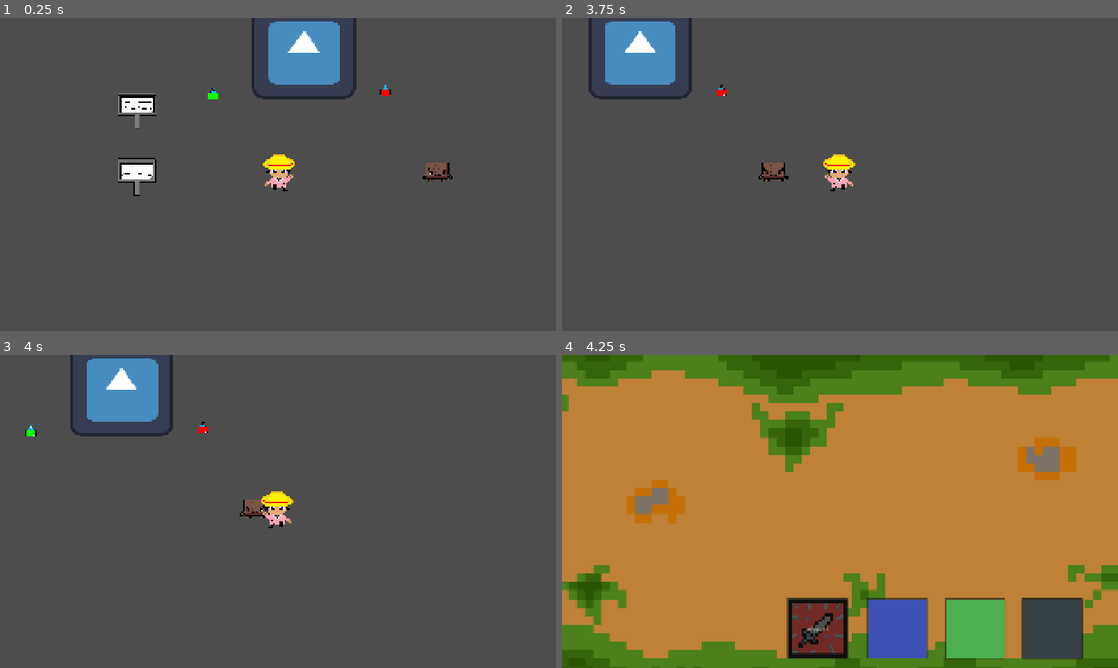
Above: before the commit, frames 1-4 (two rows, left to right).
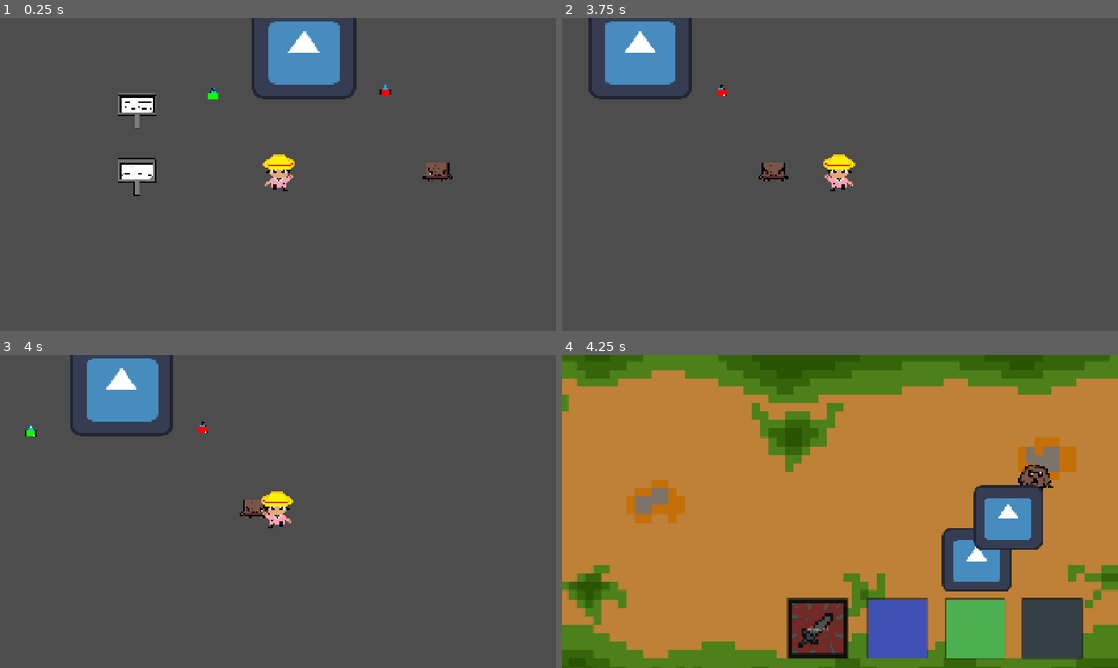
Above: after the commit, the same moments.

Repository: Poridaby/Pori-The-Game
Game: Godot game, scene res://scenes/décor_explo/Inser_ellenon.tscn
The game is run twice, just before and just after one commit, with the same random seed, the same clock (stepped at 60 frames per second) and the same inputs. The engine's default icon, where the game draws it, is replaced by a stand-in: a white triangle on a blue panel in a dark square.
Inputs:
- Up to frame 1 (0.25 s): no input
- Up to frame 2 (3.75 s): tap Enter at 0.5 s; hold D (move_right) 0.53-1.28 s; tap Space (interact) every 0.75 s from 0.6 to 3.6 s; hold S (move_down) 1.28-2.03 s; hold D (move_right) 2.03-2.78 s; hold W (move_up) 2.78-3.53 s; hold A (move_left) from 3.53 s (still down)
- Up to frame 3 (4 s): keep holding A (move_left)
- Up to frame 4 (4.25 s): keep holding A (move_left); tap T (debug) at 4.15 s

Frames 1-3 are identical in both runs. In frame 4, 5.0% of the frame differs, in the area x 68-89%, y 35-76%.

Commit message:
finalisation système de lancement de combat

Diff:
--- /dev/null
+++ b/pori-the-game/scenes/décor_fight/combat.gd
@@ -0,0 +1,27 @@
+extends Node2D
+
+var ennemis_a_spawn = []
+
+func setup_combat(liste_ennemis):
+	ennemis_a_spawn = liste_ennemis
+
+func _ready():
+	spawn_ennemis()
+
+func spawn_ennemis():
+
+	var spawners = $Spawners_ennemi.get_children()
+
+	for i in range(ennemis_a_spawn.size()):
+
+		var mob_name = ennemis_a_spawn[i]
+		var mob_scene = load("res://scenes/enemy_combat/" + mob_name + ".tscn")
+
+		if mob_scene == null:
+			push_error("Mob introuvable : " + mob_name)
+			continue
+
+		var mob_instance = mob_scene.instantiate()
+		mob_instance.global_position = spawners[i].global_position
+
+		add_child(mob_instance)
--- a/pori-the-game/scenes/décor_fight/combat.tscn
+++ b/pori-the-game/scenes/décor_fight/combat.tscn
@@ -1,5 +1,6 @@
 [gd_scene format=3 uid="uid://dm6g17dqct7ip"]
 
+[ext_resource type="Script" uid="uid://meftvcbyn4wj" path="res://scenes/décor_fight/combat.gd" id="1_y7dlq"]
 [ext_resource type="Texture2D" uid="uid://du66nyjjny5ve" path="res://objet/New_Piskel.png" id="2_ltln3"]
 [ext_resource type="Texture2D" uid="uid://yuxbi15fm8p7" path="res://objet/boutton_attack.png" id="4_ekc3o"]
 [ext_resource type="Texture2D" uid="uid://bt1rqnuq61f74" path="res://objet/boutton_special.png" id="5_aoix4"]
@@ -8,6 +9,7 @@
 
 [node name="Combat" type="Node2D" unique_id=355659430]
 position = Vector2(0, -1)
+script = ExtResource("1_y7dlq")
 
 [node name="NewPiskel" type="Sprite2D" parent="." unique_id=1354017812]
 position = Vector2(997.99994, 80)
@@ -95,14 +97,16 @@
 scale = Vector2(6.855, 6.855)
 flip_h = true
 
-[node name="ennemi1" type="Node2D" parent="." unique_id=2087909792]
-position = Vector2(1946, 371)
+[node name="Spawners_ennemi" type="Node2D" parent="." unique_id=679107307]
+position = Vector2(1634, 426)
 
-[node name="ennemi2" type="Node2D" parent="." unique_id=1671184484]
-position = Vector2(1849, 539)
+[node name="Spawn1" type="Marker2D" parent="Spawners_ennemi" unique_id=1411630946]
 
-[node name="ennemi3" type="Node2D" parent="." unique_id=1507445806]
-position = Vector2(1745, 717)
+[node name="Spawn2" type="Marker2D" parent="Spawners_ennemi" unique_id=1997442064]
+position = Vector2(-202, 284)
+
+[node name="Spawn3" type="Marker2D" parent="Spawners_ennemi" unique_id=285922011]
+position = Vector2(-93, 137)
 
 [connection signal="pressed" from="HUD/attack" to="HUD" method="_on_attack_pressed"]
 [connection signal="pressed" from="HUD/Special" to="HUD" method="_on_special_pressed"]
--- /dev/null
+++ b/pori-the-game/scenes/enemy_combat/Carotte_maléfique.tscn
@@ -0,0 +1,15 @@
+[gd_scene format=3 uid="uid://bcdelae6fk576"]
+
+[ext_resource type="PackedScene" uid="uid://bssw6l8yhu13w" path="res://scenes/enemy_combat/ptitcrote.tscn" id="1_ywxbq"]
+[ext_resource type="Texture2D" uid="uid://ndjtisx4hxhm" path="res://icon.svg" id="2_t2b3n"]
+
+[node name="CharacterBody2D" instance=ExtResource("1_ywxbq")]
+
+[node name="Sprite2D" parent="." index="0"]
+scale = Vector2(1.868, 1.722)
+texture = ExtResource("2_t2b3n")
+
+[node name="CollisionShape2D" parent="Area2D" index="0"]
+position = Vector2(1.2357025, -4.113205)
+
+[connection signal="body_entered" from="Area2D" to="Area2D" method="_on_body_entered"]
--- /dev/null
+++ b/pori-the-game/scenes/enemy_combat/ptitcrote.tscn
@@ -0,0 +1,26 @@
+[gd_scene format=3 uid="uid://bssw6l8yhu13w"]
+
+[ext_resource type="Texture2D" uid="uid://bl1hn5uijamw" path="res://objet/enemie.png" id="1_5e6h6"]
+
+[sub_resource type="RectangleShape2D" id="RectangleShape2D_mpr68"]
+size = Vector2(36.078125, 15)
+
+[sub_resource type="RectangleShape2D" id="RectangleShape2D_55jtl"]
+size = Vector2(233.5286, 218.22641)
+
+[node name="CharacterBody2D" type="CharacterBody2D" unique_id=29069413]
+
+[node name="Sprite2D" type="Sprite2D" parent="." unique_id=1148318035]
+texture_filter = 1
+scale = Vector2(4.3125005, 3.9765625)
+texture = ExtResource("1_5e6h6")
+
+[node name="CollisionShape2D" type="CollisionShape2D" parent="." unique_id=903800473]
+position = Vector2(0, 6.1875)
+shape = SubResource("RectangleShape2D_mpr68")
+
+[node name="Area2D" type="Area2D" parent="." unique_id=903597126]
+
+[node name="CollisionShape2D" type="CollisionShape2D" parent="Area2D" unique_id=2144408723]
+position = Vector2(1.09375, 8)
+shape = SubResource("RectangleShape2D_55jtl")
--- a/pori-the-game/scenes/enemy_explo/Carotte_maléfique.tscn
+++ b/pori-the-game/scenes/enemy_explo/Carotte_maléfique.tscn
@@ -1,6 +1,6 @@
-[gd_scene load_steps=3 format=3 uid="uid://wghtx6lijqrb"]
+[gd_scene format=3 uid="uid://wghtx6lijqrb"]
 
-[ext_resource type="PackedScene" uid="uid://bssw6l8yhu13w" path="res://scenes/enemy_explo/Enemy.tscn" id="1_huhk7"]
+[ext_resource type="PackedScene" uid="uid://bssw6l8yhu13w" path="res://scenes/enemy_combat/ptitcrote.tscn" id="1_huhk7"]
 [ext_resource type="Texture2D" uid="uid://ndjtisx4hxhm" path="res://icon.svg" id="2_6lby2"]
 
 [node name="CharacterBody2D" instance=ExtResource("1_huhk7")]
--- a/pori-the-game/scenes/enemy_explo/Enemy.tscn
+++ /dev/null
@@ -1,26 +0,0 @@
-[gd_scene load_steps=4 format=3 uid="uid://bssw6l8yhu13w"]
-
-[ext_resource type="Texture2D" uid="uid://bl1hn5uijamw" path="res://objet/enemie.png" id="1_3gvst"]
-
-[sub_resource type="RectangleShape2D" id="RectangleShape2D_mpr68"]
-size = Vector2(36.078125, 15)
-
-[sub_resource type="RectangleShape2D" id="RectangleShape2D_55jtl"]
-size = Vector2(233.5286, 218.22641)
-
-[node name="CharacterBody2D" type="CharacterBody2D"]
-
-[node name="Sprite2D" type="Sprite2D" parent="."]
-texture_filter = 1
-scale = Vector2(4.3125005, 3.9765625)
-texture = ExtResource("1_3gvst")
-
-[node name="CollisionShape2D" type="CollisionShape2D" parent="."]
-position = Vector2(0, 6.1875)
-shape = SubResource("RectangleShape2D_mpr68")
-
-[node name="Area2D" type="Area2D" parent="."]
-
-[node name="CollisionShape2D" type="CollisionShape2D" parent="Area2D"]
-position = Vector2(1.09375, 8)
-shape = SubResource("RectangleShape2D_55jtl")
--- a/pori-the-game/scenes/enemy_explo/ptitcrote.tscn
+++ b/pori-the-game/scenes/enemy_explo/ptitcrote.tscn
@@ -1,6 +1,6 @@
-[gd_scene load_steps=3 format=3 uid="uid://ct7p06r0bcx08"]
+[gd_scene format=3 uid="uid://ct7p06r0bcx08"]
 
-[ext_resource type="PackedScene" uid="uid://bssw6l8yhu13w" path="res://scenes/enemy_explo/Enemy.tscn" id="1_x77ld"]
+[ext_resource type="PackedScene" uid="uid://bssw6l8yhu13w" path="res://scenes/enemy_combat/ptitcrote.tscn" id="1_x77ld"]
 [ext_resource type="Texture2D" uid="uid://cvr5pl8jlh3a8" path="res://objet/ptitecrote_map.png" id="2_c3r5j"]
 
 [node name="CharacterBody2D" instance=ExtResource("1_x77ld")]
--- a/pori-the-game/script/combat/lancer_combat.gd
+++ b/pori-the-game/script/combat/lancer_combat.gd
@@ -3,36 +3,47 @@
 @export var stats_class_local: combat_class
 
 func combattre(id_combat):
-	var regions = [["inserelenon",["ptitcrote","Carotte_maléfique"]]
-		]
+
+	var regions = {
+		"inserelenon": ["ptitcrote", "Carotte_maléfique"]
+	}
+
 	var combat = recup_infos(id_combat)
-	get_tree().change_scene_to_packed(combat[0])
+
+	var scene = combat[0]
 	var nbr_ennemi = combat[1]
 	var region_actuelle = combat[2]
 	var ennemi_principal = combat[3]
-	var mob_region = ["ennemie shiny de fou malade ultra rare (impossible a avoir)"]
 
-	for region in regions:
-			if region[0] == region_actuelle:
-				mob_region = region[1]
+	var mob_region = regions.get(region_actuelle, [])
 
 	var ennemis = []
-	for i in range(0, nbr_ennemi):
+
+	for i in range(nbr_ennemi):
 		if i == 0:
 			ennemis.append(ennemi_principal)
 		else:
 			ennemis.append(mob_region.pick_random())
 
+	var combat_instance = scene.instantiate()
+	combat_instance.setup_combat(ennemis)
+
+	get_tree().current_scene.queue_free()
+	get_tree().root.add_child(combat_instance)
+	get_tree().current_scene = combat_instance
 
 
 func recup_infos(id_combat):
+
 	var combats_possibles = [
-	preload("res://script/stats/ressource combat/test.tres"),
-]
-	# Renvoie la bonne ressource
+		preload("res://script/stats/ressource combat/test.tres")
+	]
+
 	var combat = combats_possibles[id_combat]
-	var scene = combat.scene
-	var nbr_ennemi = combat.nbr_ennemi
-	var region = combat.region
-	var ennemi_principal = combat.ennemi_principal
-	return [scene, nbr_ennemi, region, ennemi_principal]
+
+	return [
+		combat.scene,
+		combat.nbr_ennemi,
+		combat.region,
+		combat.ennemi_principal
+	]
--- a/pori-the-game/script/stats/combat.gd
+++ b/pori-the-game/script/stats/combat.gd
@@ -3,6 +3,6 @@
 class_name combat_class
 
 @export var scene: PackedScene
-@export var nbr_ennemi: int
+@export_range(1,3) var nbr_ennemi: int
 @export var region: String
 @export var ennemi_principal: String
--- a/pori-the-game/script/stats/ressource combat/test.tres
+++ b/pori-the-game/script/stats/ressource combat/test.tres
@@ -6,7 +6,7 @@
 [resource]
 script = ExtResource("1_058k1")
 scene = ExtResource("1_l0cw1")
-nbr_ennemi = 2
-region = "inserrelenon"
-ennemi_principal = "pticrote.tscn"
+nbr_ennemi = 3
+region = "inserelenon"
+ennemi_principal = "ptitcrote"
 metadata/_custom_type_script = "uid://c0338vj6nhnjq"
Not shown, added: pori-the-game/scenes/décor_fight/combat.gd.uid
